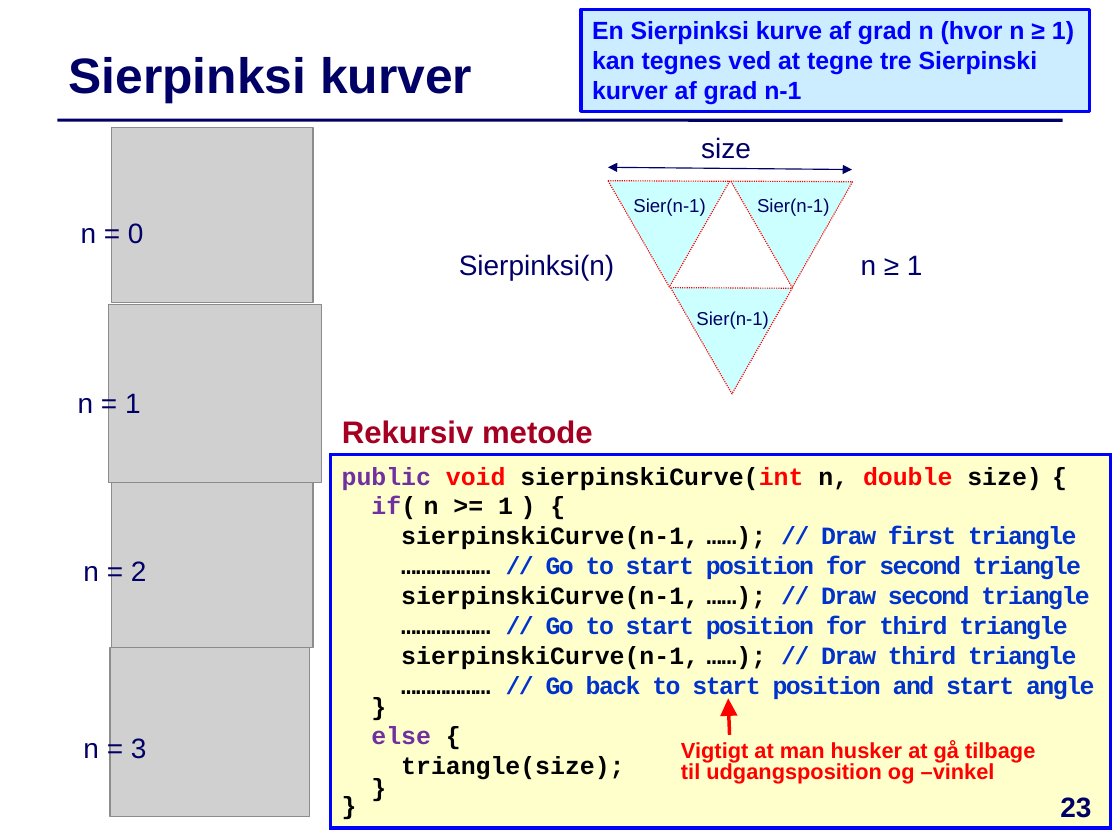
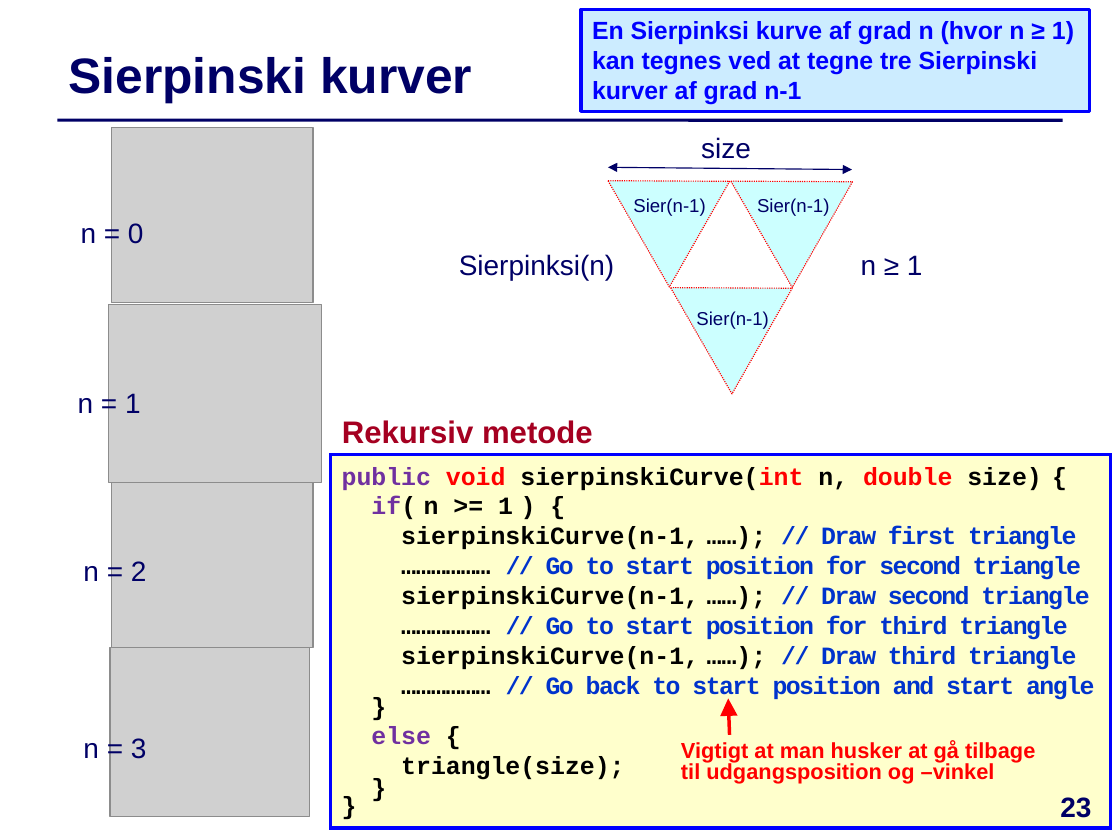
Before and after one commit to IntProgAU/Materiale, a slide deck: slide 23 of web/e24/uge_4a/Slides-Uge4-Mandag.pptx. Drawn at 1120x840 pixels with LibreOffice and Linux fonts; fonts in the diff are those of the drawing; grey boxes stand for pictures. Boxes give left, top, right and bottom in pixels: in the first picture for what was removed or moved away, otherwise in the second. Text is boxed around its words. In the diff, an @@ line names an element or a change of style, - is before the commit and + after.

```diff
--- a/web/e24/uge_4a/Slides-Uge4-Mandag.pptx
+++ b/web/e24/uge_4a/Slides-Uge4-Mandag.pptx
@@ title at (x1=69, y1=57, x2=472, y2=104): text changed @@
-Sierpinksi kurver
+Sierpinski kurver
```
Also in this commit, not shown: 2 slides removed, 3 other files.
